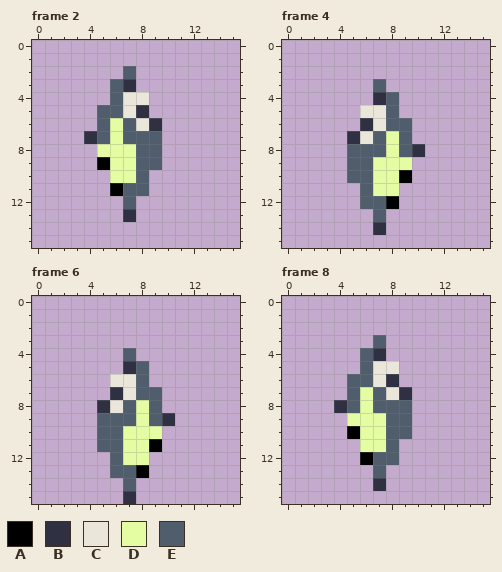
Two versions of one pixel-art file, WIP Assets/disk pickup.aseprite. This is how it looked before the edit.
16x16 pixels, 8 frames. Shown: frame 2, frame 4, frame 6, frame 8. The commit also changed other frames, which this record leaves out.
Palette (. is transparent): A #000000  B #2f3143  C #eae6da  D #e4fca2  E #505d6d
Pixels before, frame 2, first column x 4:
 2 ...E..
 3 ..EB..
 4 ..ECC.
 5 .EECB.
 6 .EDECB
 7 BEDEEE
 8 .DDDEE
 9 .ADDEE
10 ..DDE.
11 ..AEE.
12 ...E..
13 ...B..
Pixels before, frame 4, first column x 5:
 3 ..E...
 4 ..BE..
 5 .CCE..
 6 .BCEE.
 7 BCEDE.
 8 EEEDEB
 9 EEDDD.
10 EEDDA.
11 .EDD..
12 .EEA..
13 ..E...
14 ..B...
Pixels before, frame 6, first column x 5:
 4 ..E...
 5 ..BE..
 6 .CCE..
 7 .BCEE.
 8 BCEDE.
 9 EEEDEB
10 EEDDD.
11 EEDDA.
12 .EDD..
13 .EEA..
14 ..E...
15 ..B...
Pixels before, frame 8, first column x 4:
 3 ...E..
 4 ..EB..
 5 ..ECC.
 6 .EECB.
 7 .EDECB
 8 BEDEEE
 9 .DDDEE
10 .ADDEE
11 ..DDE.
12 ..AEE.
13 ...E..
14 ...B..
Once edited:
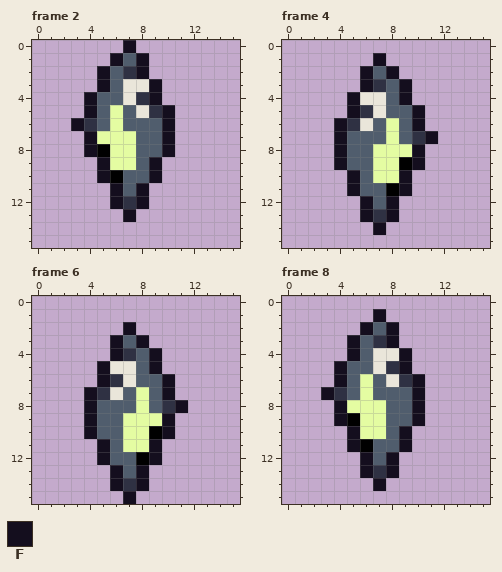
Colours new in this view: F #140e1e
Author's note on the commit: floppy pickup outline
Changes in this commit:
Changed rows in their new state; - is an unchanged pixel.
Frame 2:
first column x 3:
 0 ----F---
 1 ---FEF--
 2 --FEBF--
 3 --F-CCF-
 4 -FE--BF-
 5 -F-DECBF
 6 FB---EEF
 7 -FD-D--F
 8 -FA----F
 9 --F---F-
10 --FAE-F-
11 ---F-F--
12 ---FBF--
13 ----F---
Frame 4:
first column x 4:
 1 ---F----
 2 --FEF---
 3 --FBEF--
 4 -FCC-F--
 5 -FB--EF-
 6 FBCED-F-
 7 FEE---BF
 8 F--D-DF-
 9 F----AF-
10 -F---F--
11 -F-EAF--
12 --F-F---
13 --FBF---
14 ---F----
Frame 6:
first column x 4:
 2 ---F----
 3 --FEF---
 4 --FBEF--
 5 -FCC-F--
 6 -FB--EF-
 7 FBCED-F-
 8 FEE---BF
 9 F--D-DF-
10 F----AF-
11 -F---F--
12 -F-EAF--
13 --F-F---
14 --FBF---
15 ---F----
Frame 8:
first column x 3:
 1 ----F---
 2 ---FEF--
 3 --FEBF--
 4 --F-CCF-
 5 -FE--BF-
 6 -F-DECBF
 7 FB---EEF
 8 -FD-D--F
 9 -FA----F
10 --F---F-
11 --FAE-F-
12 ---F-F--
13 ---FBF--
14 ----F---
Where, in picture pixels (left, top, right, bottom), the same in both pictures:
changed: (71, 40, 175, 222)
changed: (334, 53, 438, 235)
changed: (84, 322, 188, 504)
changed: (321, 309, 425, 491)
